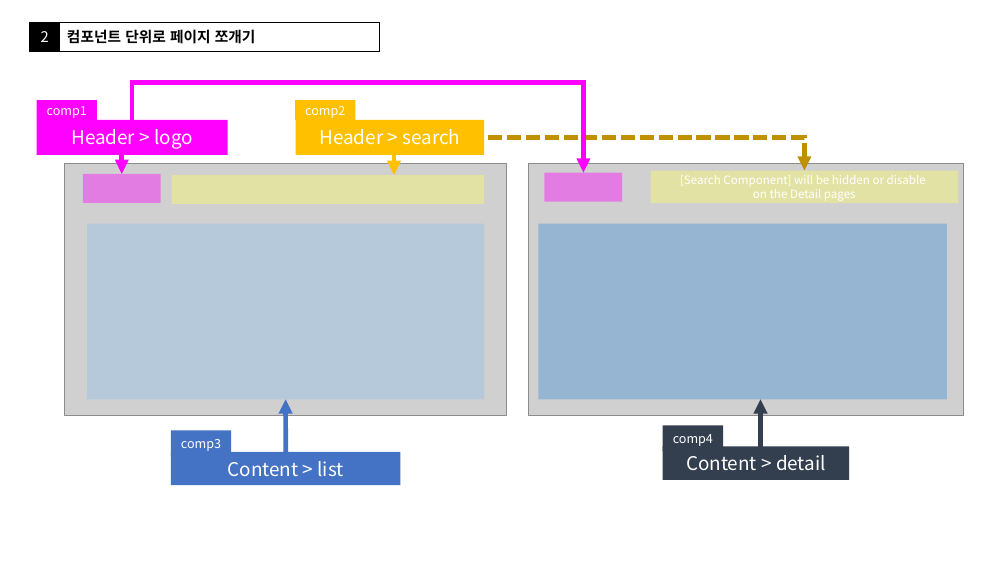
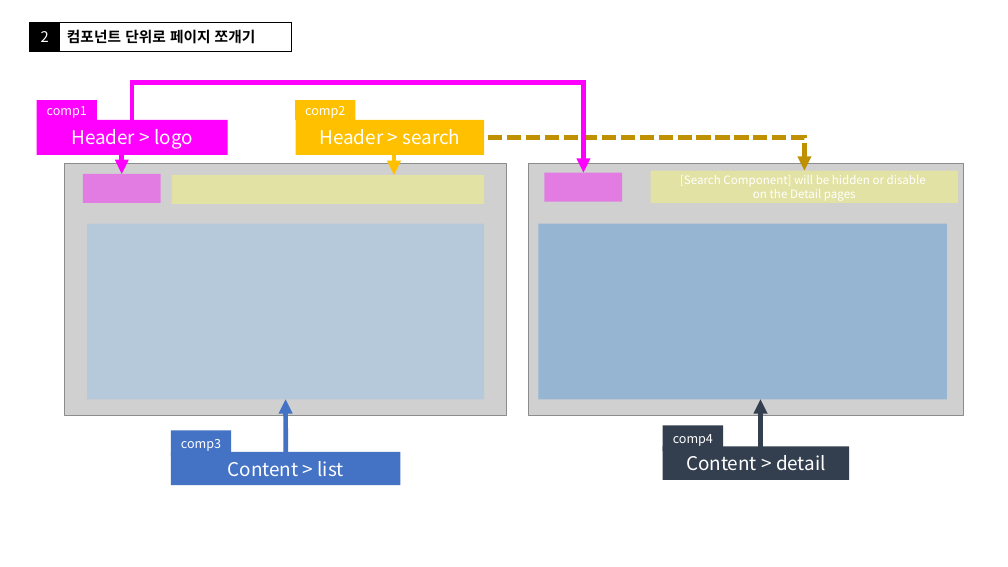
Before and after one commit to KimDay366/onebite_js, a slide deck: slide 3 of section07/포켓몬 도감 사이트 분석.pptx. Drawn at 1008x567 pixels with LibreOffice and Linux fonts; fonts in the diff are those of the drawing; grey boxes stand for pictures. Boxes give left, top, right and bottom in pixels: in the first picture for what was removed or moved away, otherwise in the second. Text is boxed around its words. In the diff, an @@ line names an element or a change of style, - is before the commit and + after.

```diff
--- a/section07/포켓몬 도감 사이트 분석.pptx
+++ b/section07/포켓몬 도감 사이트 분석.pptx
@@ rectangle "컴포넌트 단위로 페이지 쪼개기": place and size @@
-rectangle "컴포넌트 단위로 페이지 쪼개기" at box(60, 22, 380, 51)
+rectangle "컴포넌트 단위로 페이지 쪼개기" at box(60, 22, 292, 51)
```
Also in this commit, not shown: 1 other slide changed, 1 slide added.
